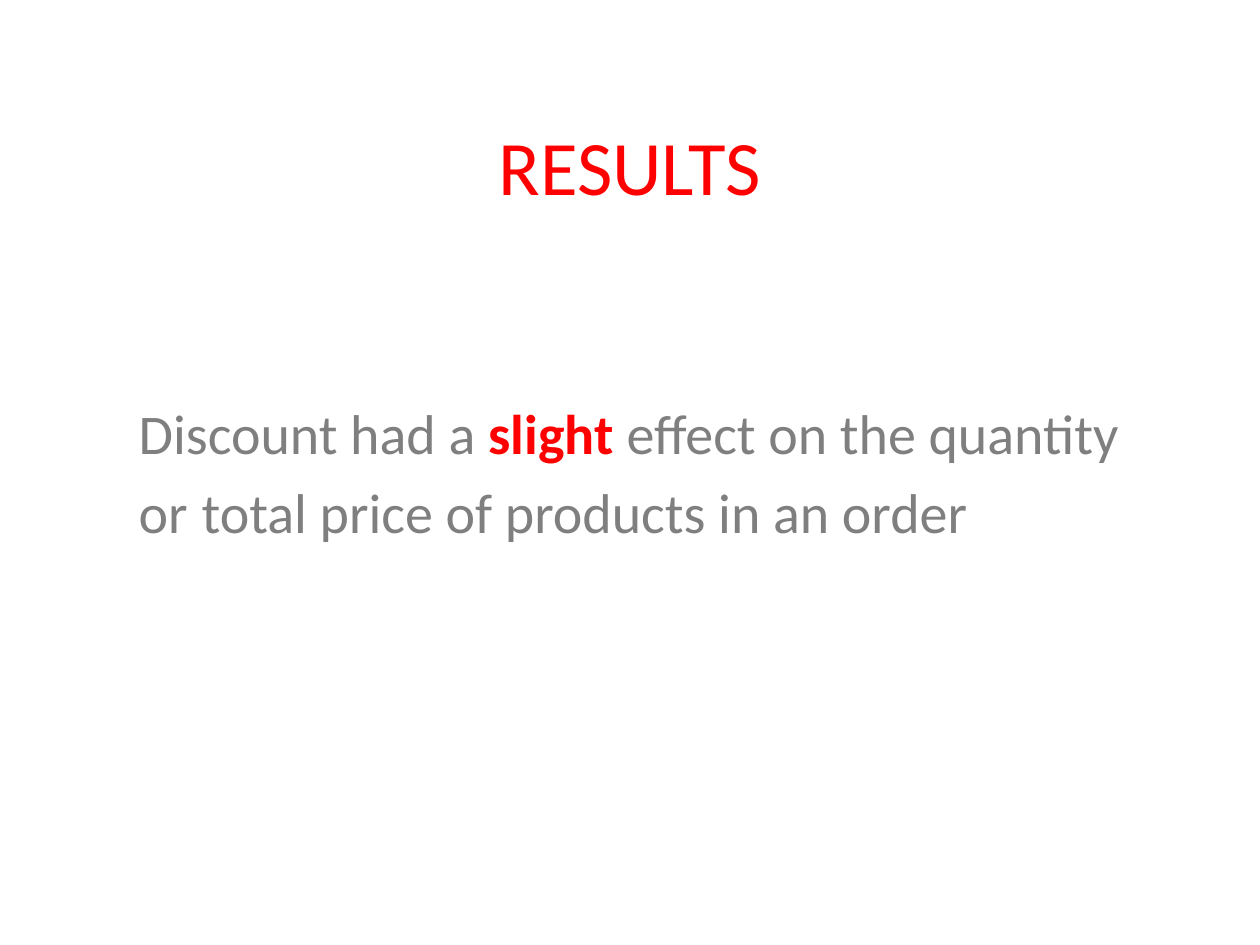
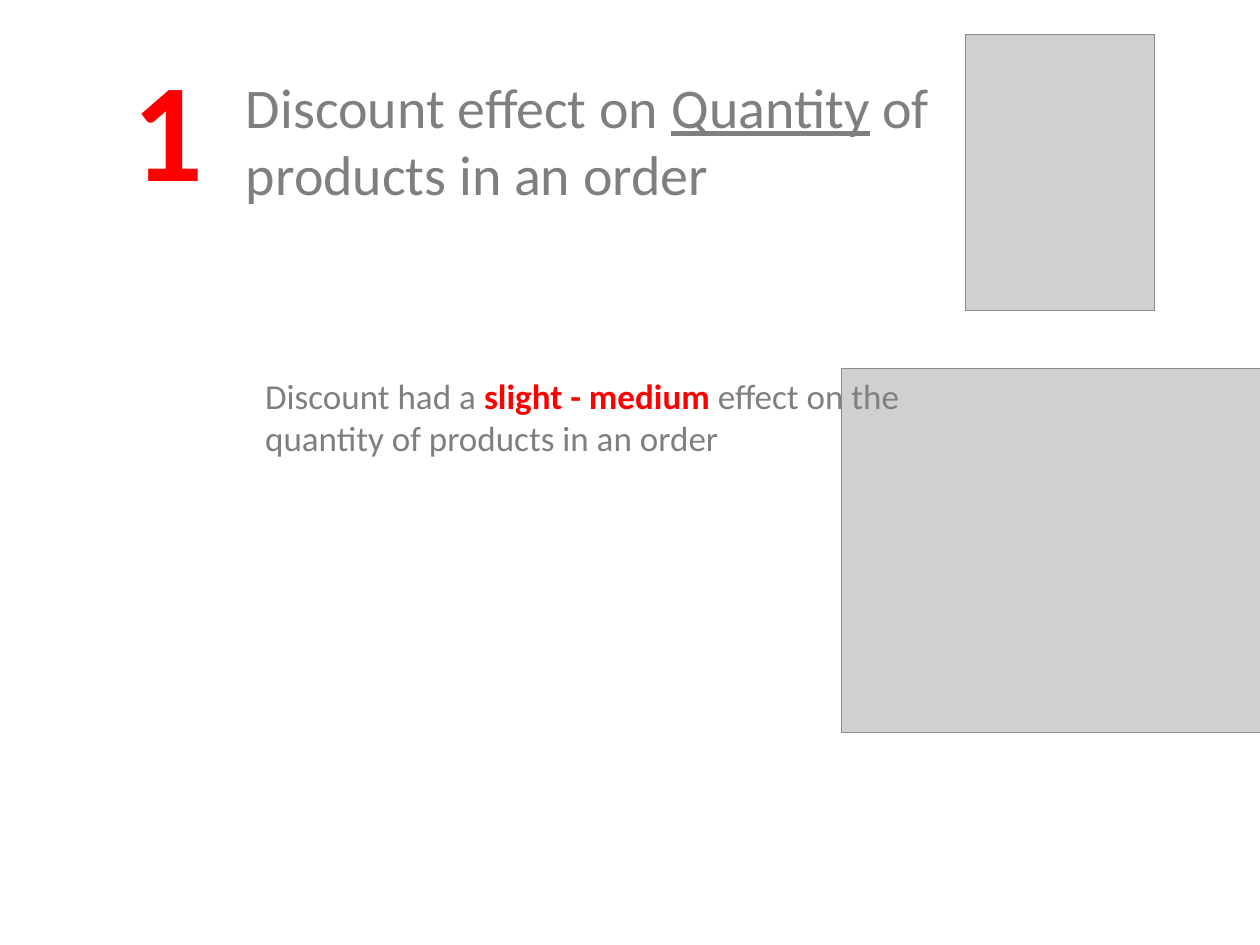
Before and after one commit to Sue-Mir/Module2_Project_Hypothesis_Testing, a slide deck: slide 4 of Project2_HypothesisTesting_NonTechnicalPresentation.pptx. Drawn at 1260x945 pixels with LibreOffice and Linux fonts; fonts in the diff are those of the drawing; grey boxes stand for pictures. Boxes give left, top, right and bottom in pixels: in the first picture for what was removed or moved away, otherwise in the second. Text is boxed around its words. In the diff, an @@ line names an element or a change of style, - is before the commit and + after.

```diff
--- a/Project2_HypothesisTesting_NonTechnicalPresentation.pptx
+++ b/Project2_HypothesisTesting_NonTechnicalPresentation.pptx
@@ picture added at box(965, 35, 1154, 311) @@
@@ title added at box(246, 89, 929, 204), 32 pt, text #7F7F7F @@
+Discount effect on Quantity of
+products in an order
@@ text added at box(133, 90, 204, 181), 80 pt, text #FF0000, bold @@
+1
@@ title removed at box(499, 145, 762, 196) @@
-RESULTS
@@ text at box(265, 380, 899, 457): text changed; size 32 to 20 pt @@
-Discount had a slight effect on the quantity
-or total price of products in an order
+Discount had a slight - medium effect on the quantity of products in an order
@@ picture added at box(842, 368, 1260, 732) @@
```
Also in this commit, not shown: 4 other slides changed, 6 slides added, 3 slides removed.
